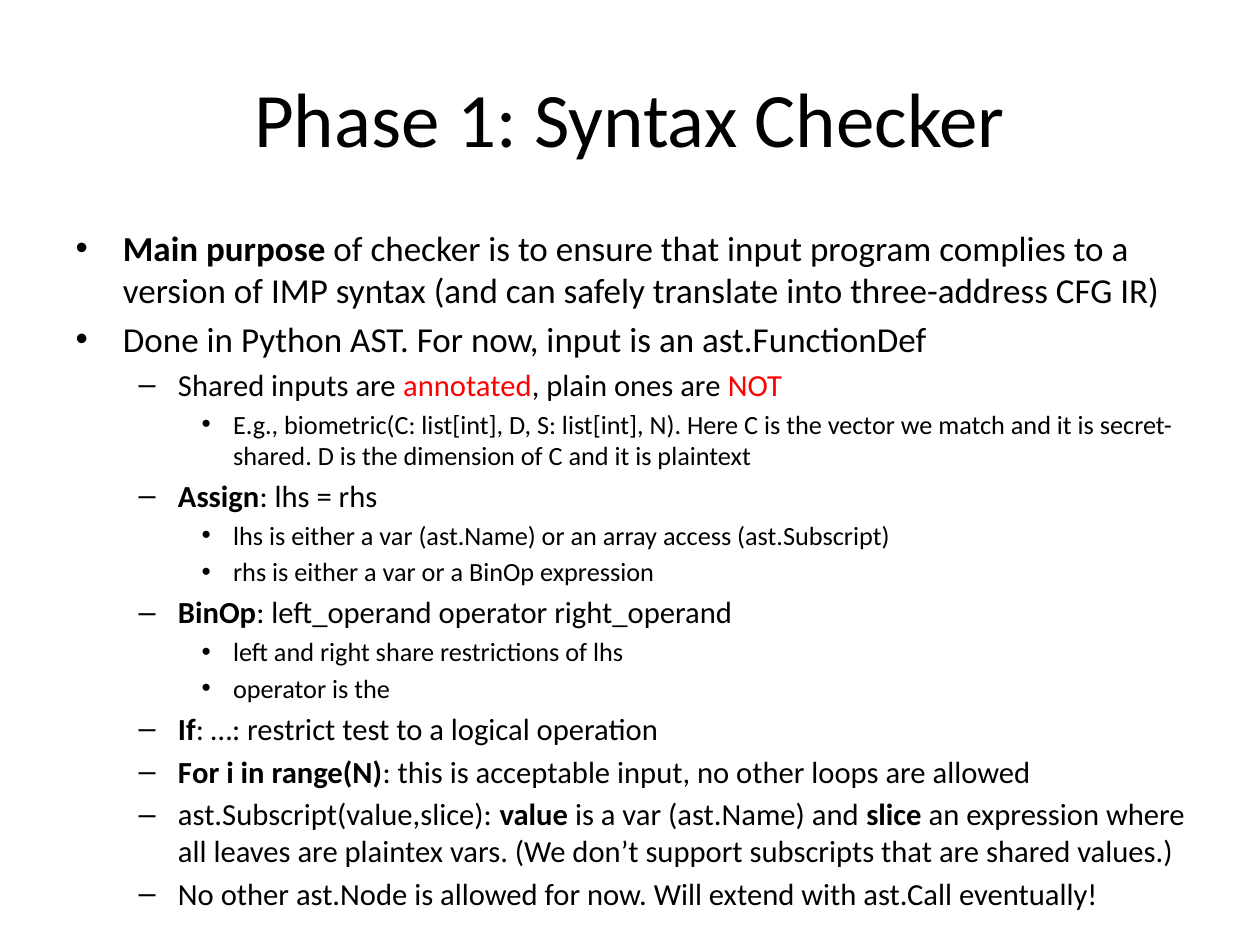
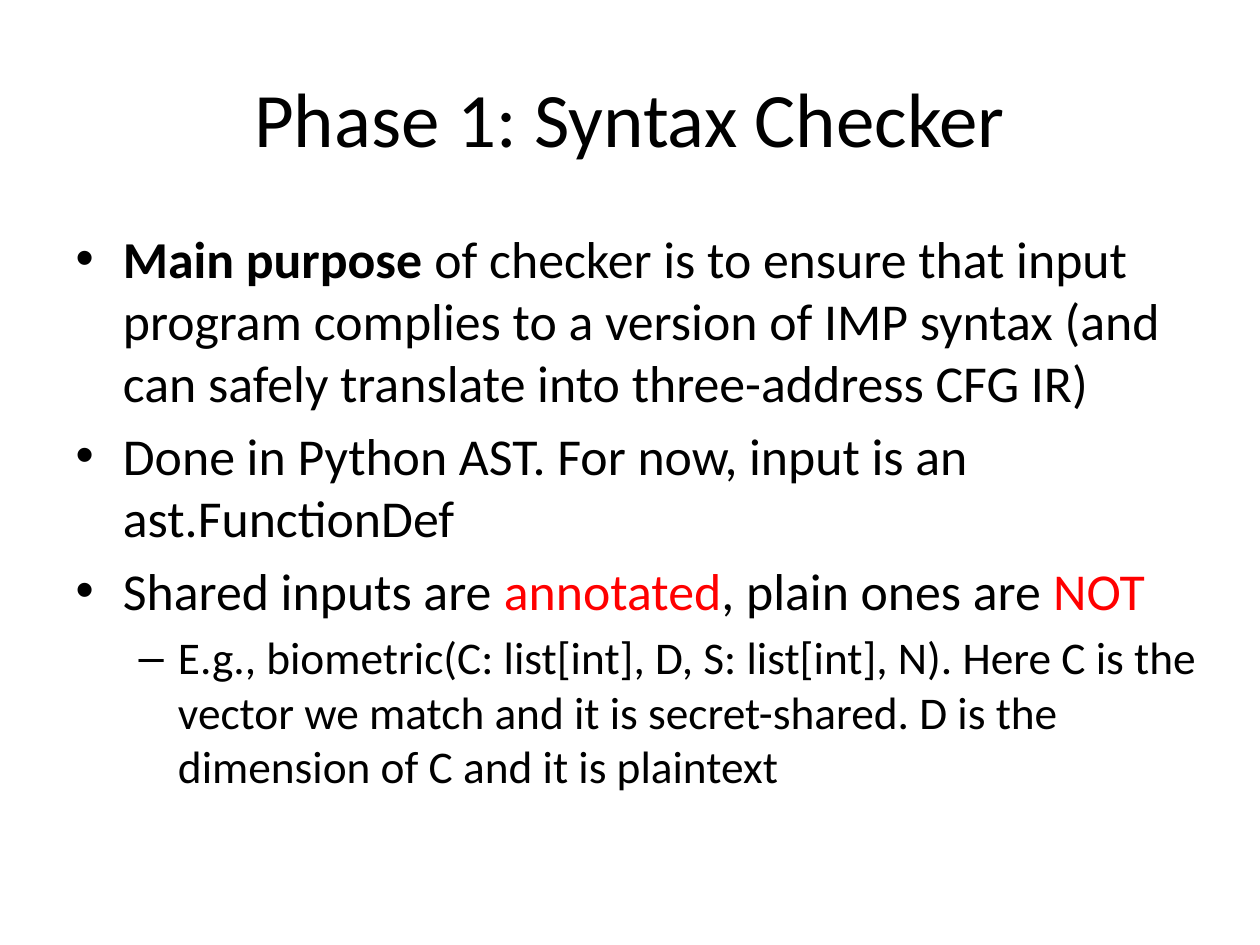
Before and after one commit to milana2/ParallelizationForMPC, a slide deck: slide 14 of MPC_Compiler_Misc_Notes.pptx. Drawn at 1260x945 pixels with LibreOffice and Linux fonts; fonts in the diff are those of the drawing. Boxes give left, top, right and bottom in pixels: in the first picture for what was removed or moved away, otherwise in the second. Text is boxed around its words. In the diff, an @@ line names an element or a change of style, - is before the commit and + after.

Commit message:
Updated Phase 1: Syntax Checker grammar

```diff
--- a/MPC_Compiler_Misc_Notes.pptx
+++ b/MPC_Compiler_Misc_Notes.pptx
@@ text "Main purpose of checker is ..." at box(123, 241, 1195, 791): size 20 to 29.6 pt in "Main purpose of checker is to ensure ...", "Done in Python AST. For now, input ..."; size 17.5 to 29.6 pt in "Shared inputs are annotated, plain ones are ..."; size 15 to 25.9 pt in "E.g., biometric(C: list[int], D, S: list[int], N). ..."; more space between paragraphs; bullet – to •; list level 2 to 1 in "Shared inputs are annotated, plain ..."; bullet • to –; list level 3 to 2 in "E.g., biometric(C: list[int], D, S: ..." @@
@@ text at box(178, 485, 1185, 910): paragraphs removed @@
-  – Assign: lhs = rhs
-    • lhs is either a var (ast.Name) or an array access (ast.Subscript)
-    • rhs is either a var or a BinOp expression
-  – BinOp: left_operand operator right_operand
-    • left and right share restrictions of lhs
-    • operator is the
-  – If: …: restrict test to a logical operation
-  – For i in range(N): this is acceptable input, no other loops are allowed
-  – ast.Subscript(value,slice): value is a var (ast.Name) and slice an expression where all leaves are plaintex vars. (We don’t support subscripts that are shared values.)
-  – No other ast.Node is allowed for now. Will extend with ast.Call eventually!
```
Also in this commit, not shown: 4 other slides changed, 3 slides added, 1 slide removed.
